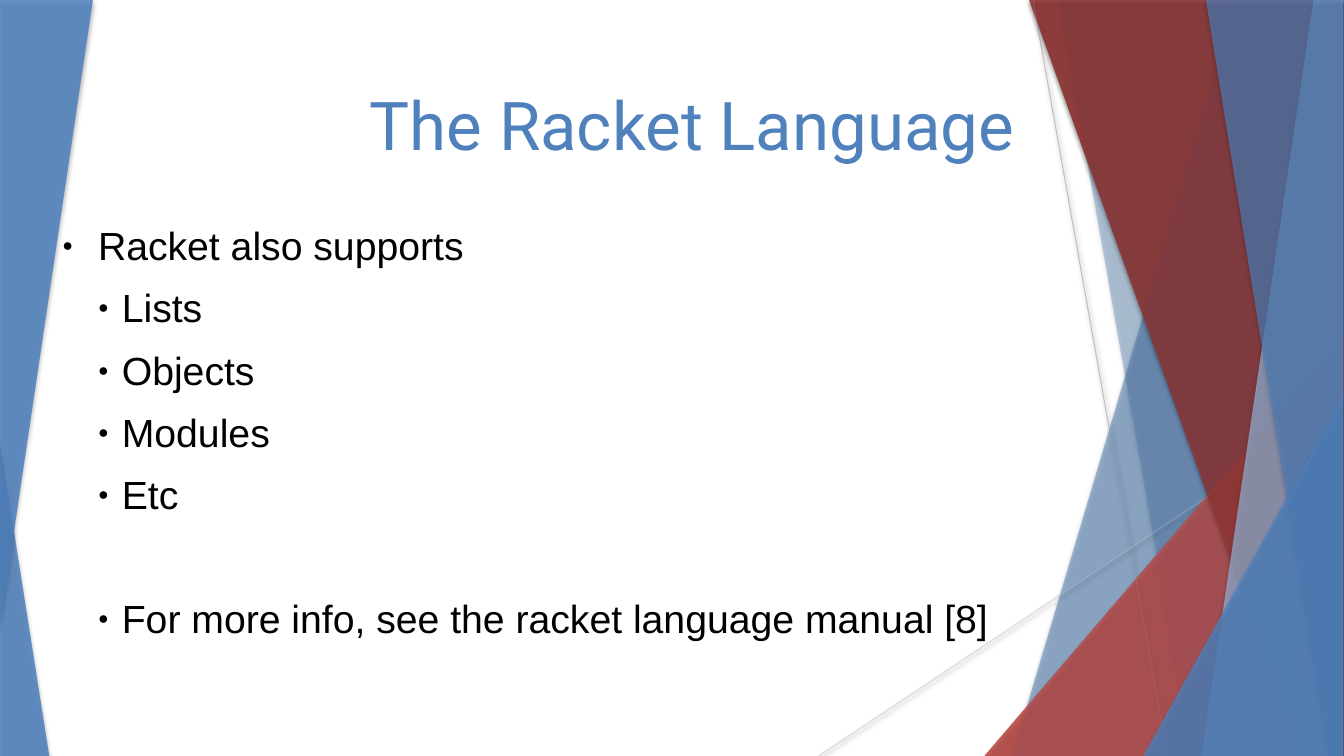
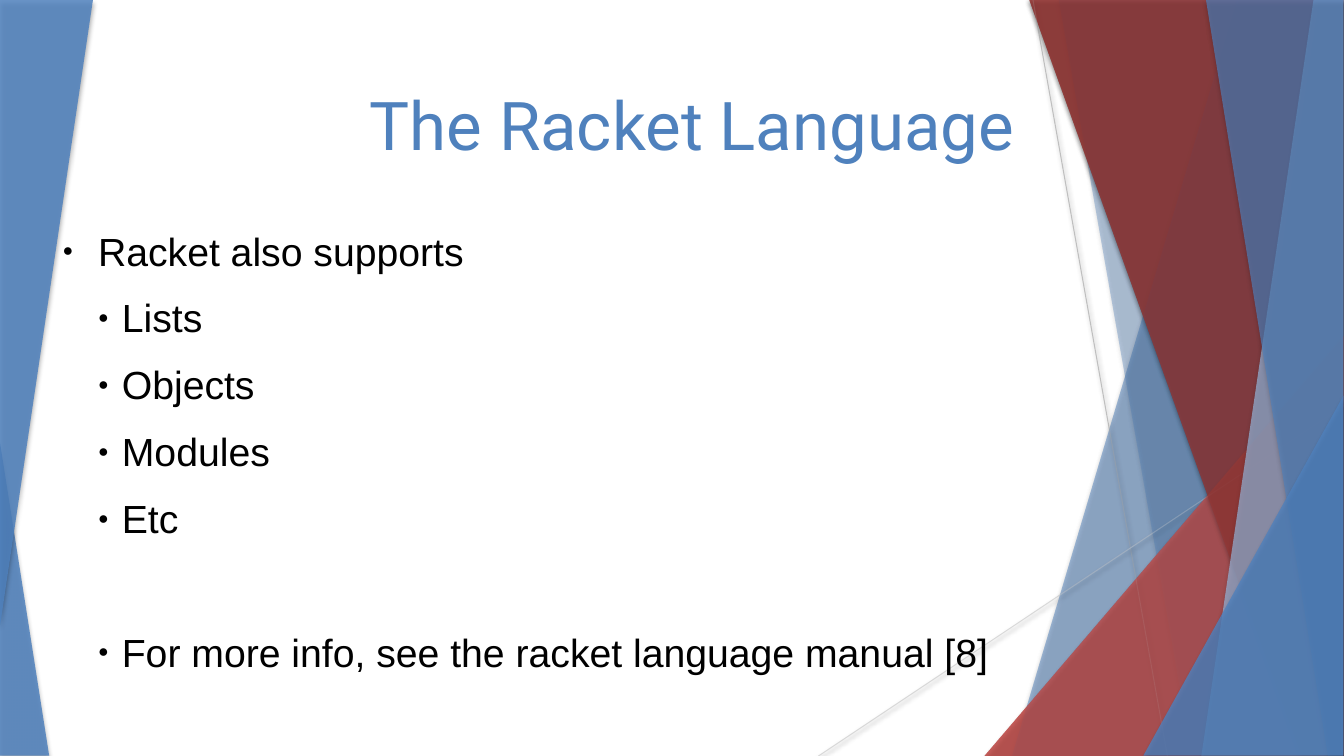
Before and after one commit to stevester94/CSC201_Project, a slide deck: slide 9 of CSC201Sec3Proj3Team4.pptx. Drawn at 1344x756 pixels with LibreOffice and Linux fonts; fonts in the diff are those of the drawing. Boxes give left, top, right and bottom in pixels: in the first picture for what was removed or moved away, otherwise in the second. Text is boxed around its words. In the diff, an @@ line names an element or a change of style, - is before the commit and + after.

```diff
--- a/CSC201Sec3Proj3Team4.pptx
+++ b/CSC201Sec3Proj3Team4.pptx
@@ text "Racket also supports" at [98,237,987,675]: line spacing 0.9 to 1 @@
```
Also in this commit, not shown: 4 other slides changed.
